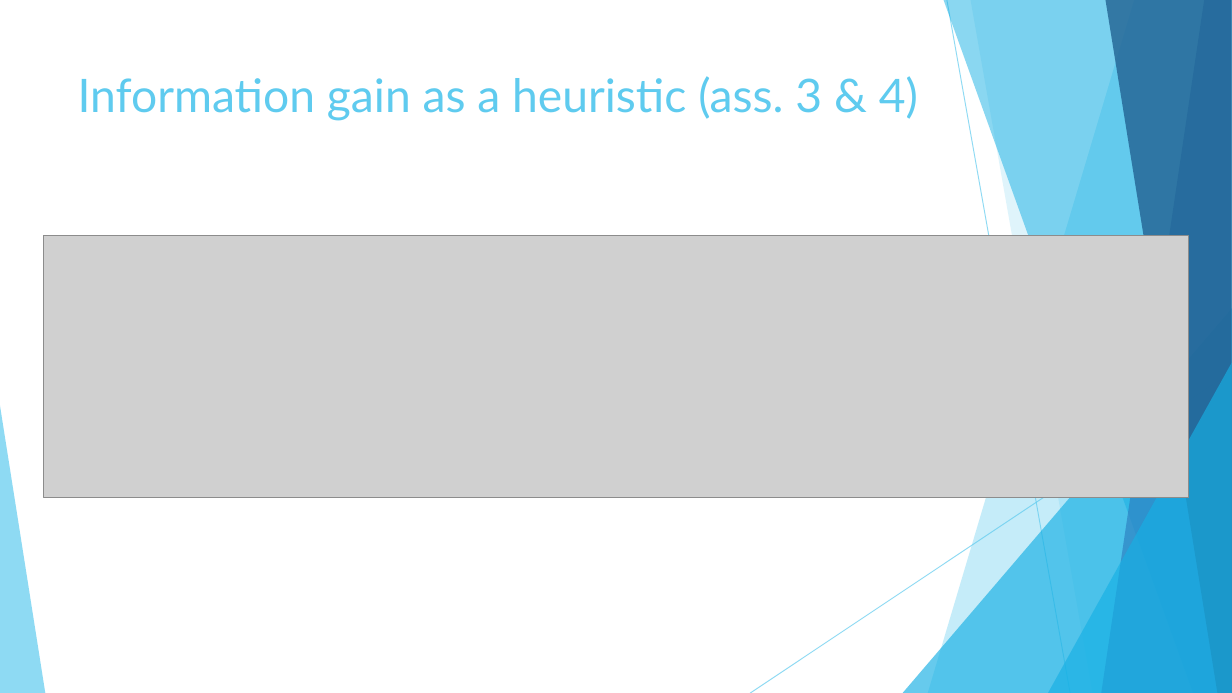
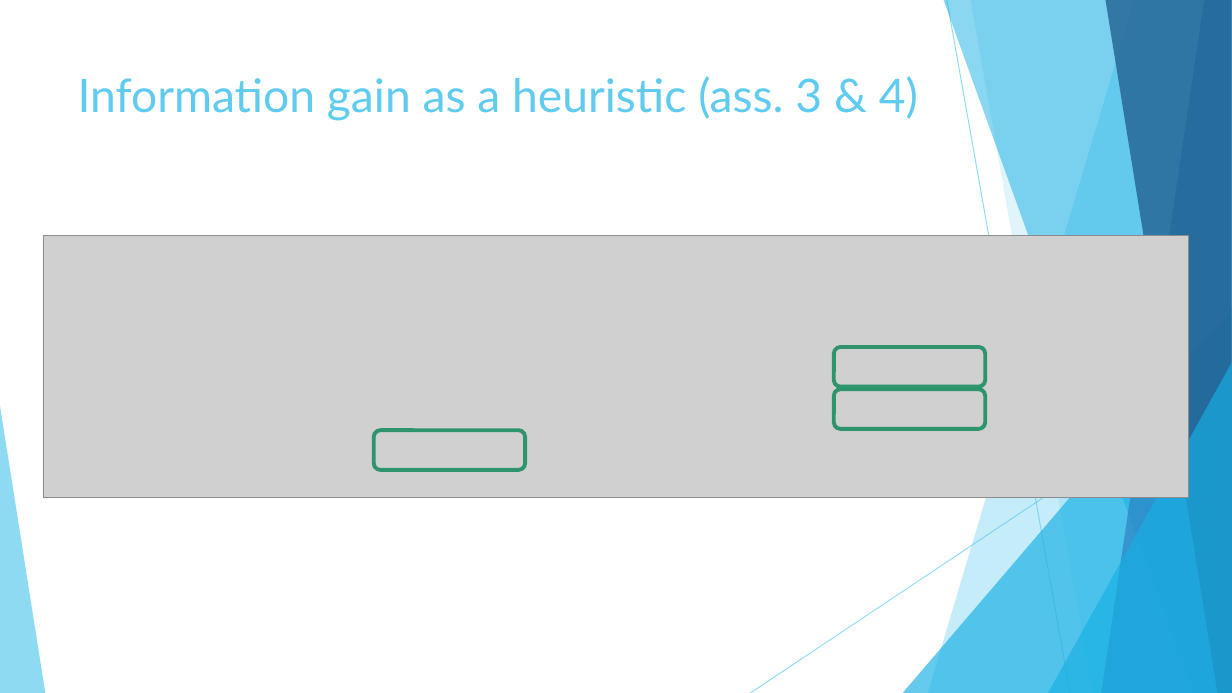
Before and after one commit to Ivan-Klabucar/Machine-Learning, a slide deck: slide 7 of Presentation3.pptx (slide 5 before the commit). Drawn at 1232x693 pixels with LibreOffice and Linux fonts; fonts in the diff are those of the drawing; grey boxes stand for pictures. Boxes give left, top, right and bottom in pixels: in the first picture for what was removed or moved away, otherwise in the second. Text is boxed around its words. In the diff, an @@ line names an element or a change of style, - is before the commit and + after.

```diff
--- a/Presentation3.pptx
+++ b/Presentation3.pptx
@@ rounded rectangle added at <box>834,348,985,387</box>, outline #2E946B 3 pt @@
@@ rounded rectangle added at <box>834,389,985,429</box>, outline #2E946B 3 pt @@
@@ rounded rectangle added at <box>373,431,525,470</box>, outline #2E946B 3 pt @@
```
Also in this commit, not shown: 3 other slides changed, 4 slides added, 2 slides removed.
